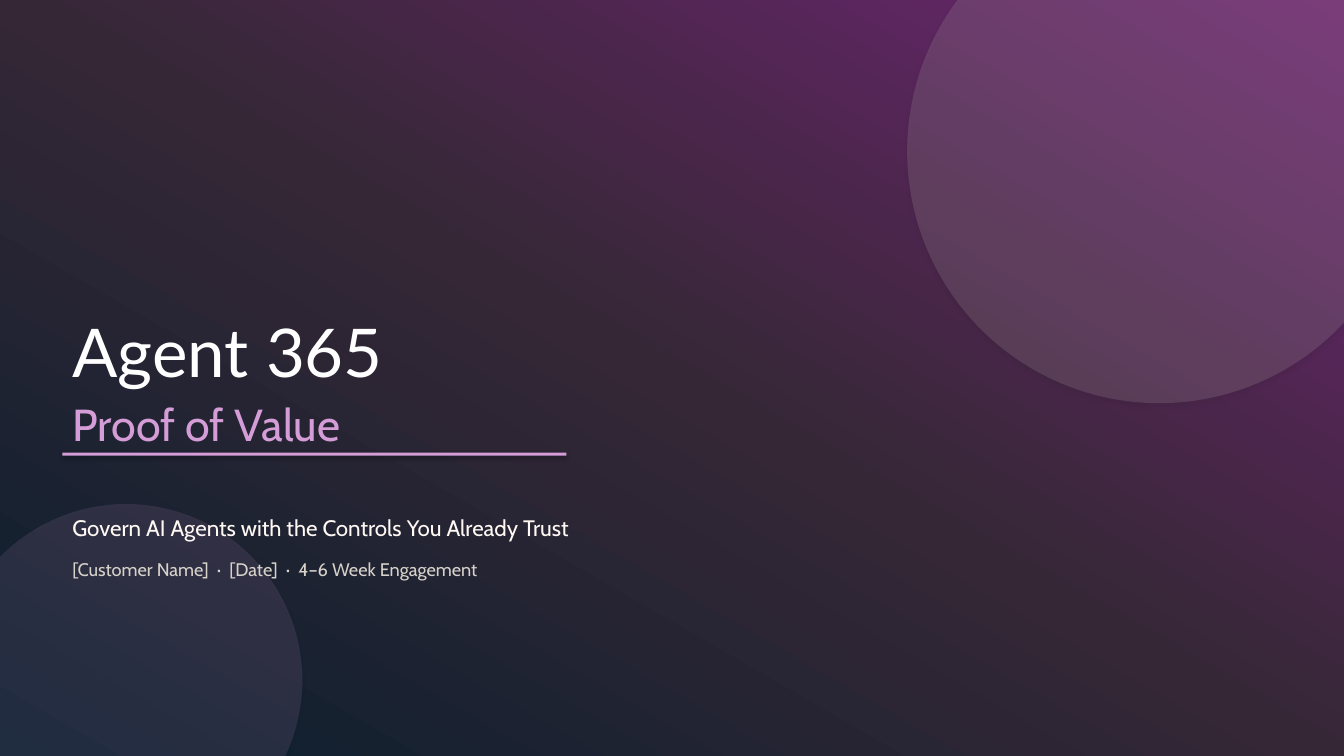
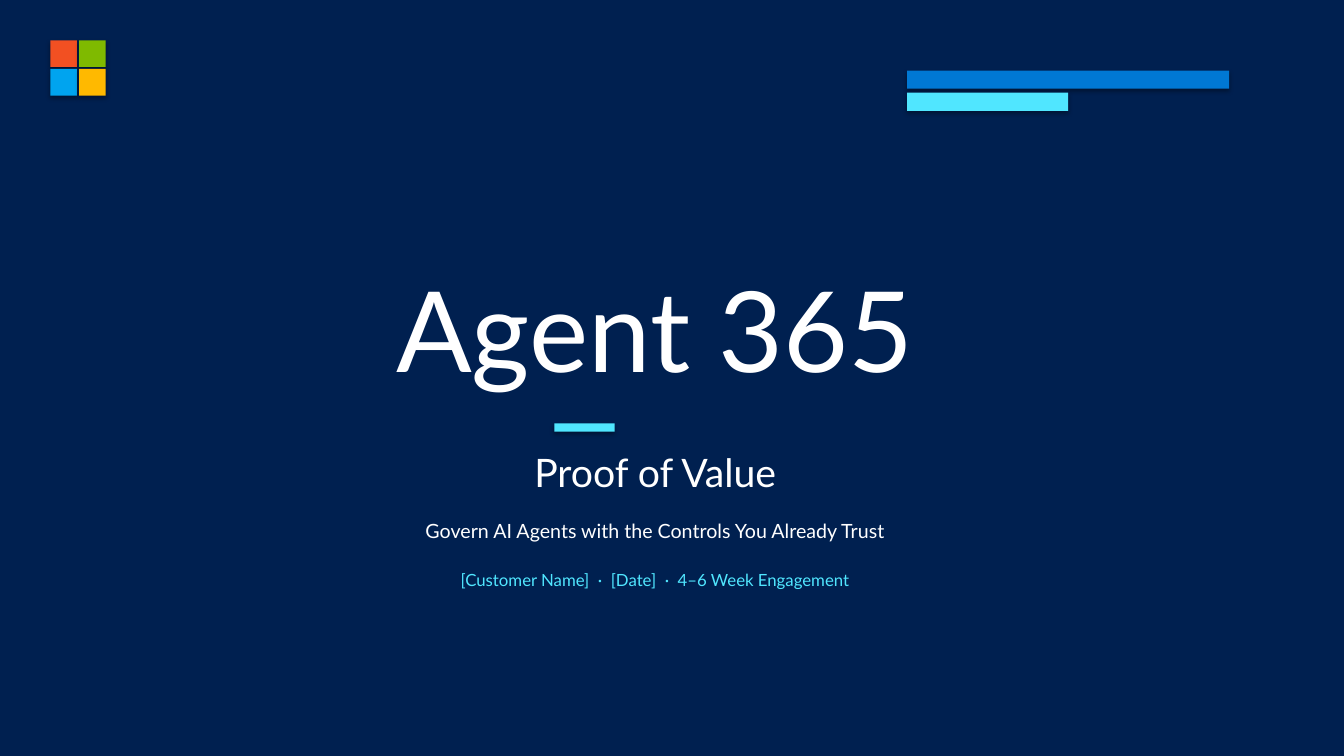
Before and after one commit to cloudtoso/Agent-365-POC, a slide deck: slide 1 of Agent365-PoV-Deck.pptx. Drawn at 1344x756 pixels with LibreOffice and Linux fonts; fonts in the diff are those of the drawing. Boxes give left, top, right and bottom in pixels: in the first picture for what was removed or moved away, otherwise in the second. Text is boxed around its words. In the diff, an @@ line names an element or a change of style, - is before the commit and + after.

```diff
--- a/Agent365-PoV-Deck.pptx
+++ b/Agent365-PoV-Deck.pptx
@@ background #FFFFFF to #002050 @@
@@ rectangle removed at (x1=0, y1=0, x2=1344, y2=756) @@
@@ ellipse removed at (x1=907, y1=0, x2=1344, y2=403) @@
@@ rectangle added at (x1=50, y1=40, x2=77, y2=67), fill #F25022 @@
@@ rectangle added at (x1=79, y1=40, x2=105, y2=67), fill #7FBA00 @@
@@ rectangle added at (x1=50, y1=69, x2=77, y2=95), fill #00A4EF @@
@@ rectangle added at (x1=79, y1=69, x2=105, y2=95), fill #FFB900 @@
@@ rectangle resized from (x1=63, y1=453, x2=567, y2=456) to (x1=907, y1=71, x2=1229, y2=89) @@
@@ rectangle at (x1=907, y1=71, x2=1229, y2=89): fill #D59DD7 to #0078D4 @@
@@ rectangle added at (x1=907, y1=93, x2=1069, y2=111), fill #50E6FF @@
@@ text added at (x1=396, y1=291, x2=914, y2=392), 80 pt, text #FFFFFF @@
+Agent 365
@@ text at (x1=72, y1=328, x2=383, y2=442): paragraphs removed @@
-Agent 365
-Proof of Value
@@ rectangle added at (x1=555, y1=423, x2=615, y2=432), fill #50E6FF @@
@@ text added at (x1=534, y1=458, x2=776, y2=488), 28 pt, text #FFFFFF @@
+Proof of Value
@@ ellipse removed at (x1=0, y1=504, x2=302, y2=756) @@
@@ text "Govern AI Agents with the ..." moved from (x1=72, y1=328, x2=569, y2=580) to (x1=425, y1=523, x2=884, y2=542) @@
@@ text "Govern AI Agents with the ..." at (x1=425, y1=523, x2=884, y2=542): size 16 to 14 pt, font Cabin to Lato, text colour #FFF8F3 to #FFFFFF; alignment left to centre; less space between paragraphs @@
@@ text at (x1=72, y1=562, x2=478, y2=580): paragraph removed @@
-[Customer Name] · [Date] · 4–6 Week Engagement
@@ text added at (x1=461, y1=573, x2=849, y2=589), 12 pt, text #50E6FF @@
+[Customer Name] · [Date] · 4–6 Week Engagement
```
Also in this commit, not shown: 42 other slides changed, 1 slide added, 1 slide removed, 1 other file.
